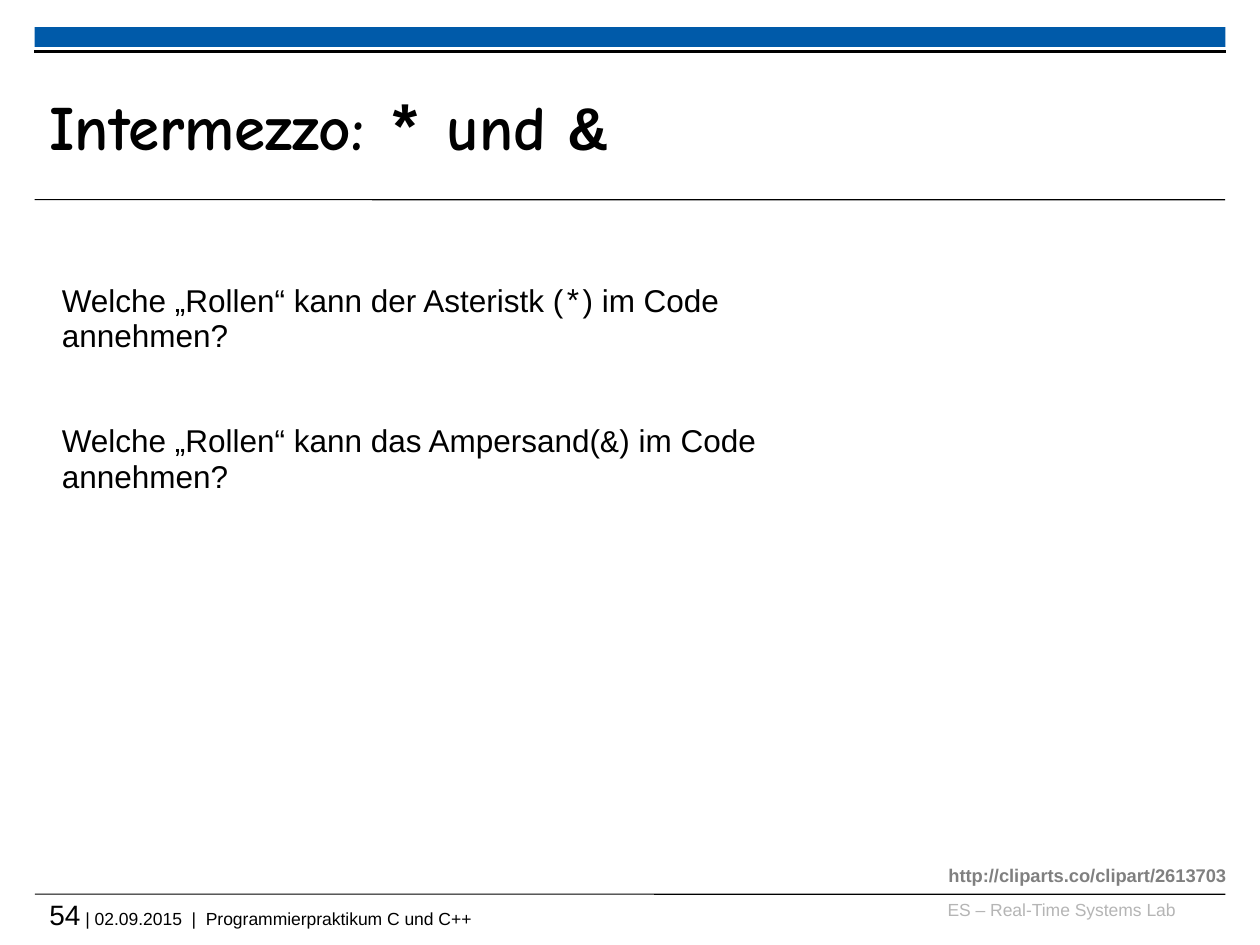
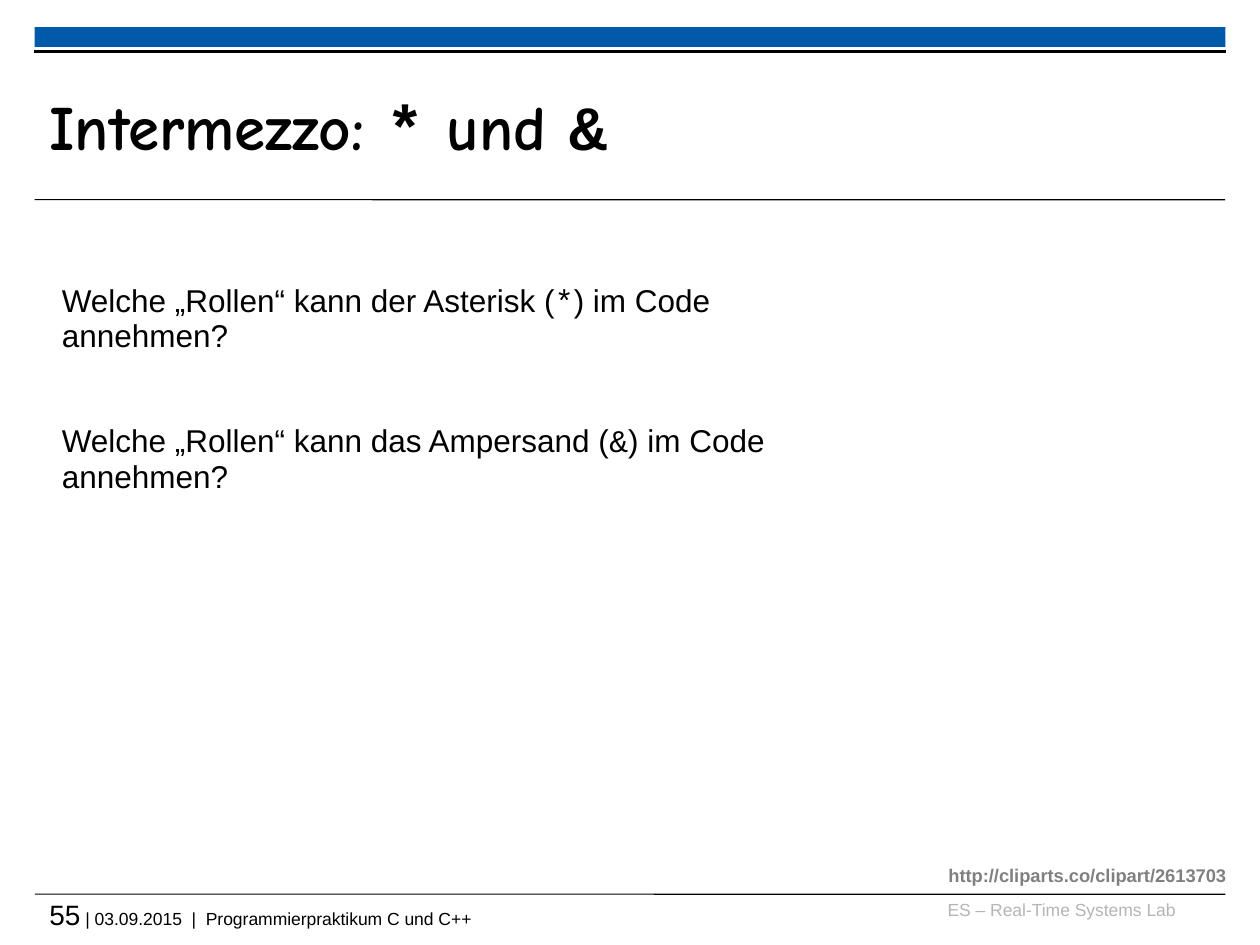
Before and after one commit to h82k/tud-cppp, a slide deck: slide 55 of vorlesung/cppp_lecture.pptx (slide 54 before the commit). Drawn at 1260x945 pixels with LibreOffice and Linux fonts; fonts in the diff are those of the drawing; background and template pictures are left out. Boxes give left, top, right and bottom in pixels: in the first picture for what was removed or moved away, otherwise in the second. Text is boxed around its words. In the diff, an @@ line names an element or a change of style, - is before the commit and + after.

```diff
--- a/vorlesung/cppp_lecture.pptx
+++ b/vorlesung/cppp_lecture.pptx
@@ text at <box>62,289,764,489</box>: text changed @@
-Welche „Rollen“ kann der Asteristk (*) im Code annehmen?
-Welche „Rollen“ kann das Ampersand(&) im Code annehmen?
+Welche „Rollen“ kann der Asterisk (*) im Code annehmen?
+Welche „Rollen“ kann das Ampersand (&) im Code annehmen?
@@ text at <box>49,905,471,929</box>: text changed @@
-54 | 02.09.2015 | Programmierpraktikum C und C++
+55 | 03.09.2015 | Programmierpraktikum C und C++
```
Also in this commit, not shown: 1 other slide changed, 1 slide added, 2 other files.
